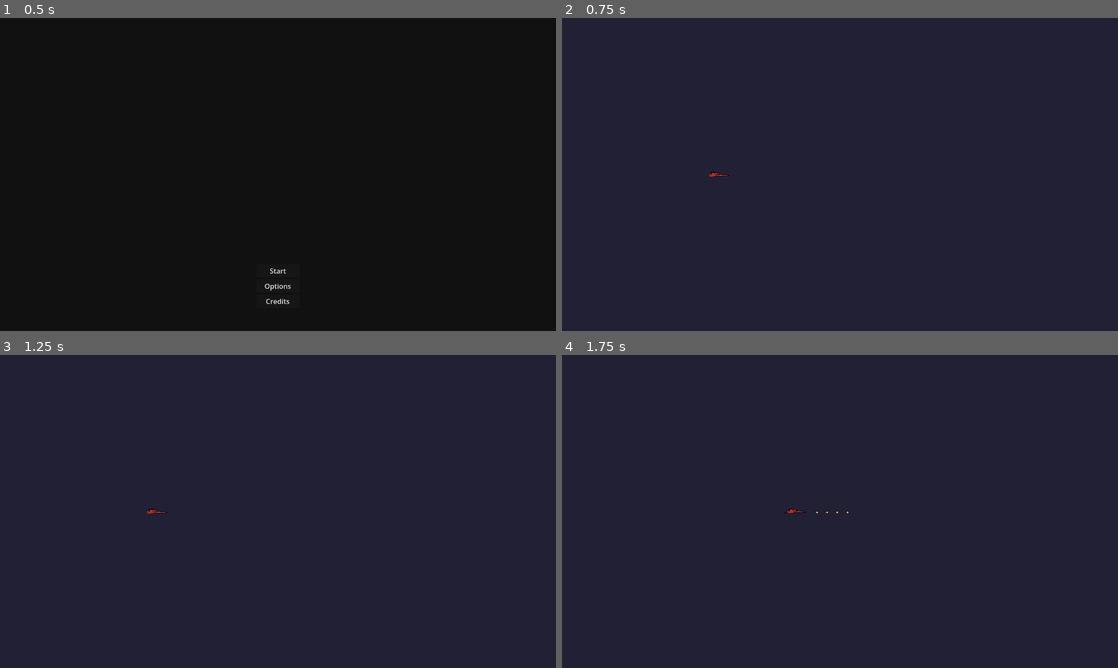
Above: before the commit, frames 1-4 (two rows, left to right).
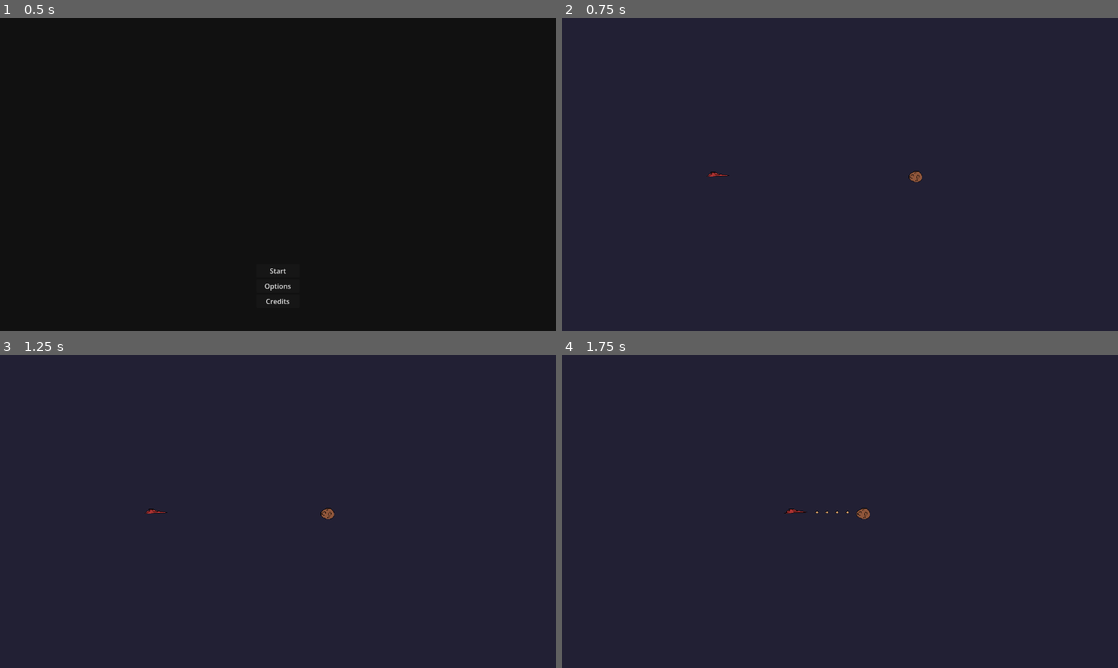
Above: after the commit, the same moments.

Repository: Chovz/mini-jam-203-flow
Game: Godot game, scene res://Scenes/Logic/game_manager.tscn
Two runs of this game, one before a commit and one after it. Both use one fixed random seed, a clock stepped at 60 frames per second and the inputs below.
Inputs:
- Up to frame 1 (0.5 s): no input
- Up to frame 2 (0.75 s): click "Start" at 0.5 s
- Up to frame 3 (1.25 s): no input
- Up to frame 4 (1.75 s): hold D (Move_Right) from 1.28 s (still down); hold J (Attack) from 1.28 s (still down)

Frame 1 is identical in both runs. In frame 2, less than 0.1% of the frame differs, in the area x 62-65%, y 48-53%; in frame 3, less than 0.1%, in the area x 57-61%, y 48-53%; in frame 4, less than 0.1%.

Commit message:
Bullet collision and meteor destruction

Diff:
--- a/Scenes/Game/Levels/test_space.tscn
+++ b/Scenes/Game/Levels/test_space.tscn
@@ -1,6 +1,7 @@
 [gd_scene format=3 uid="uid://bi4ivceciskg3"]
 
 [ext_resource type="PackedScene" uid="uid://dopbjjntrfh5c" path="res://Scenes/Game/Player/space_ship.tscn" id="1_ofkt3"]
+[ext_resource type="PackedScene" uid="uid://bfwe5xhtdap06" path="res://Scenes/Game/Obstacles/small_meteor.tscn" id="2_okom5"]
 
 [node name="TestSpace" type="Node2D" unique_id=247367067]
 
@@ -15,3 +16,6 @@
 
 [node name="CharacterBody2D" parent="." unique_id=2026670046 instance=ExtResource("1_ofkt3")]
 position = Vector2(-282, 0)
+
+[node name="small_meteor" parent="." unique_id=537986293 instance=ExtResource("2_okom5")]
+position = Vector2(196, 5)
--- /dev/null
+++ b/Scenes/Game/Obstacles/small_meteor.tscn
@@ -0,0 +1,41 @@
+[gd_scene format=3 uid="uid://bfwe5xhtdap06"]
+
+[ext_resource type="Script" uid="uid://dbdvh2q356pog" path="res://Scripts/Game/Obstacles/small_meteor.gd" id="1_2owpl"]
+[ext_resource type="Texture2D" uid="uid://cvua68gwttdod" path="res://Assets/Sprites/Meteors/MeteorSmall1.png" id="1_trhyd"]
+
+[sub_resource type="SpriteFrames" id="SpriteFrames_2owpl"]
+animations = [{
+"frames": [{
+"duration": 1.0,
+"texture": ExtResource("1_trhyd")
+}],
+"loop": true,
+"name": &"default",
+"speed": 5.0
+}]
+
+[sub_resource type="CircleShape2D" id="CircleShape2D_616hy"]
+
+[sub_resource type="CircleShape2D" id="CircleShape2D_lgj8q"]
+radius = 13.0
+
+[node name="small_meteor" type="Area2D" unique_id=537986293 groups=["Meteors"]]
+collision_layer = 16
+script = ExtResource("1_2owpl")
+
+[node name="AnimatedSprite2D" type="AnimatedSprite2D" parent="." unique_id=192172183]
+sprite_frames = SubResource("SpriteFrames_2owpl")
+
+[node name="MeteorShipCollisionShape" type="CollisionShape2D" parent="." unique_id=1490556612]
+shape = SubResource("CircleShape2D_616hy")
+debug_color = Color(0.99999994, 0.008617571, 0.06897733, 0.41960785)
+
+[node name="BulletHitbox" type="Area2D" parent="." unique_id=164712092]
+collision_layer = 32
+collision_mask = 2
+
+[node name="MeteorBulletCollisionShape" type="CollisionShape2D" parent="BulletHitbox" unique_id=1555004645]
+shape = SubResource("CircleShape2D_lgj8q")
+
+[connection signal="area_entered" from="." to="." method="_on_meteor_damage_area_entered"]
+[connection signal="area_entered" from="BulletHitbox" to="." method="_on_bullet_hitbox_area_entered"]
--- a/Scenes/Game/Player/space_ship.tscn
+++ b/Scenes/Game/Player/space_ship.tscn
@@ -17,7 +17,8 @@
 [sub_resource type="RectangleShape2D" id="RectangleShape2D_0b7j0"]
 size = Vector2(16, 5)
 
-[node name="space_ship" type="CharacterBody2D" unique_id=2026670046]
+[node name="space_ship" type="CharacterBody2D" unique_id=2026670046 groups=["Player"]]
+collision_mask = 208
 script = ExtResource("1_e1ky1")
 
 [node name="AnimatedSprite2D" type="AnimatedSprite2D" parent="." unique_id=1589761801]
--- a/Scenes/Game/Projectiles/bullet.tscn
+++ b/Scenes/Game/Projectiles/bullet.tscn
@@ -17,7 +17,9 @@
 [sub_resource type="CircleShape2D" id="CircleShape2D_mf1on"]
 radius = 4.0
 
-[node name="Bullet" type="Area2D" unique_id=1143379059]
+[node name="Bullet" type="Area2D" unique_id=1143379059 groups=["Player_Bullets"]]
+collision_layer = 2
+collision_mask = 240
 script = ExtResource("1_1562s")
 
 [node name="AnimatedSprite2D" type="AnimatedSprite2D" parent="." unique_id=1652078106]
@@ -28,5 +30,4 @@
 [node name="CollisionShape2D" type="CollisionShape2D" parent="." unique_id=381640906]
 shape = SubResource("CircleShape2D_mf1on")
 
-[connection signal="body_entered" from="." to="." method="_on_body_entered"]
 [connection signal="screen_exited" from="VisibleOnScreenNotifier2D" to="." method="_on_visible_on_screen_notifier_2d_screen_exited"]
--- /dev/null
+++ b/Scripts/Game/Obstacles/small_meteor.gd
@@ -0,0 +1,33 @@
+extends Area2D
+
+const SPEED = 2
+
+var health = 100
+var direction : Vector2 = Vector2.LEFT
+
+func _physics_process(delta):
+	move()
+
+func move() -> void:
+	global_position = global_position + direction * SPEED
+
+func damage_meteor(damage) -> void:
+	health = health - damage
+
+	if health <= 0:
+		queue_free()
+
+
+func _on_meteor_damage_area_entered(area):
+	if area.is_in_group("Player"):
+		pass #hurt player
+
+func _on_bullet_hitbox_area_entered(area):
+
+	if area.is_in_group("Player_Bullets"):
+		# bullet = area.to_bullet o algo asi
+		# bullet_damage = bullet.damage
+		var bullet_damage = 20
+		damage_meteor(bullet_damage)
+		area.queue_free()
+	pass # Replace with function body.
--- a/Scripts/Game/Projectiles/bullet.gd
+++ b/Scripts/Game/Projectiles/bullet.gd
@@ -10,8 +10,3 @@
 
 func _on_visible_on_screen_notifier_2d_screen_exited():
 	queue_free()
-
-func _on_body_entered(body):
-	#body.takeDamage(MAGIC_DAMAGE, Global.Debuffs.BLOOM)
-	#queue_free()
-	pass
--- a/project.godot
+++ b/project.godot
@@ -28,6 +28,14 @@
 window/size/resizable=false
 window/stretch/scale_mode="integer"
 window/vsync/vsync_mode=0
+
+[global_group]
+
+Player=""
+Meteors=""
+Player_Bullets=""
+Enemy_Bullets=""
+Enemies=""
 
 [input]
 
Not shown, added: Scripts/Game/Obstacles/small_meteor.gd.uid
